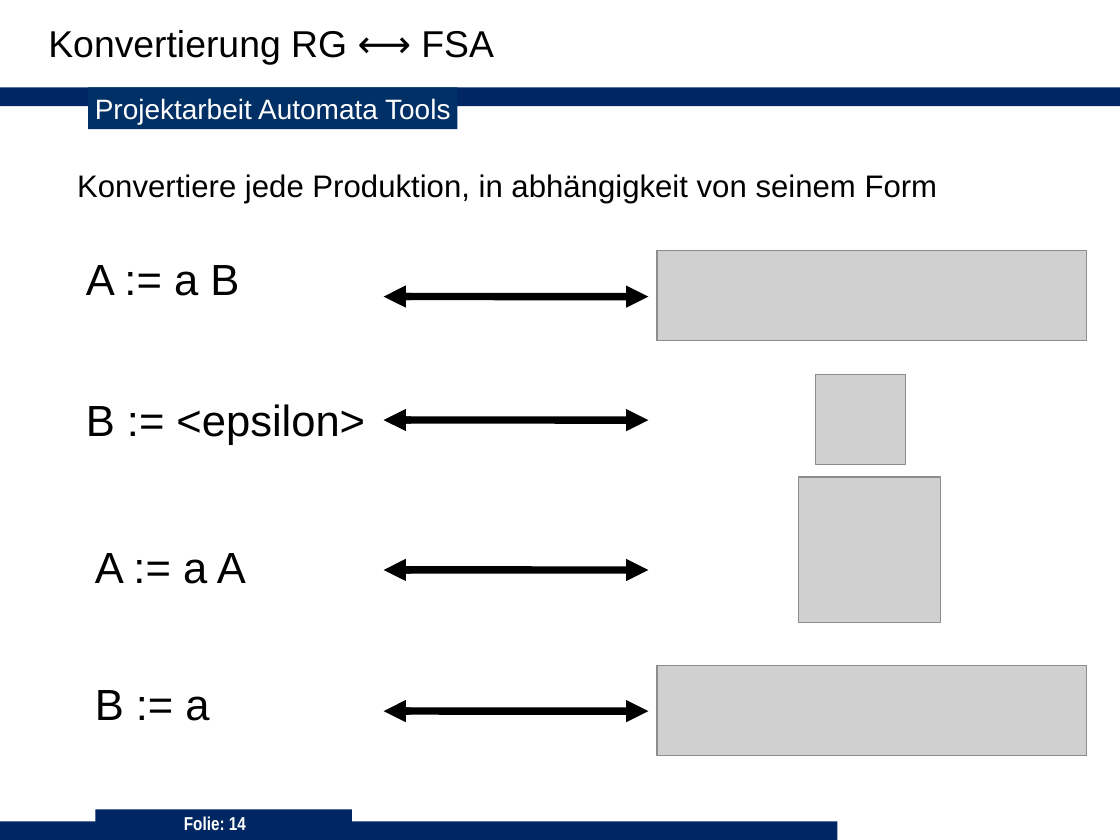
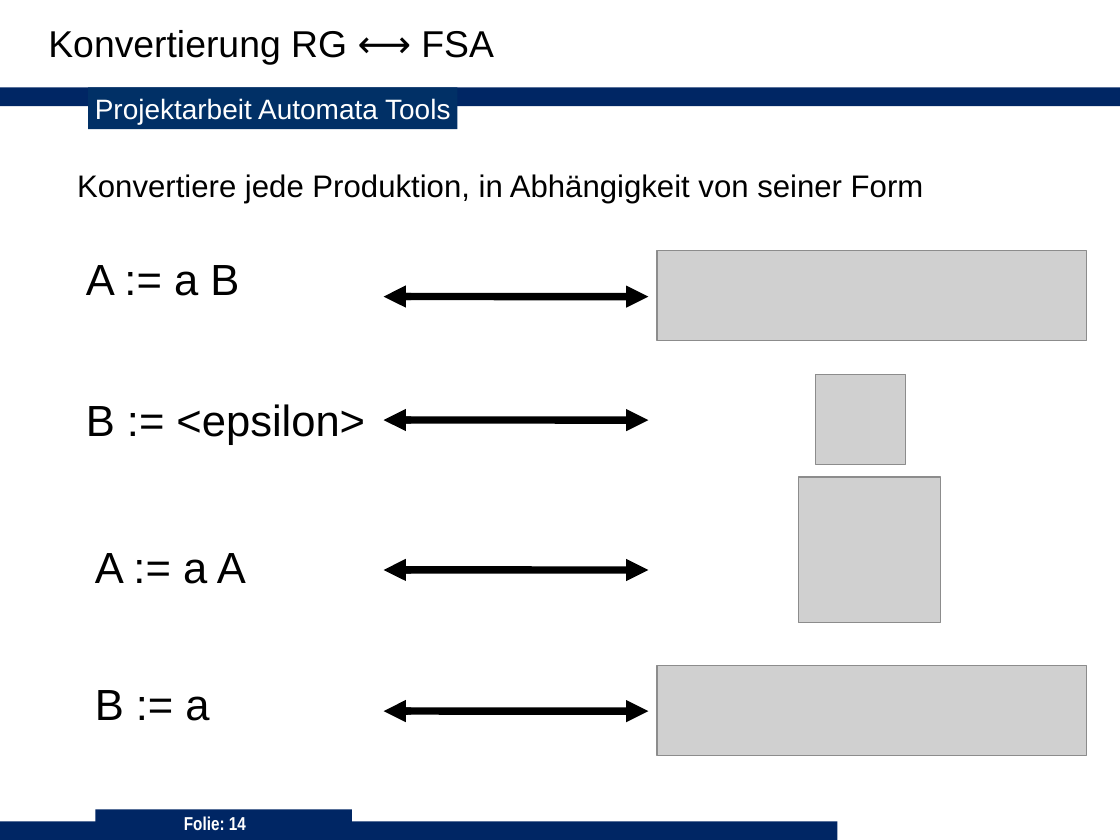
Before and after one commit to 3breadt/UPB-ADT-Automata-Tools, a slide deck: slide 14 of Präsentation/Präsentation_C++ V3.ppt. Drawn at 1120x840 pixels with LibreOffice and Linux fonts; fonts in the diff are those of the drawing; grey boxes stand for pictures; background and template pictures are left out. Boxes give left, top, right and bottom in pixels: in the first picture for what was removed or moved away, otherwise in the second. Text is boxed around its words. In the diff, an @@ line names an element or a change of style, - is before the commit and + after.

Commit message:
ITS THE FINAL PRESENTATION

```diff
--- a/Präsentation/Präsentation_C++ V3.ppt
+++ b/Präsentation/Präsentation_C++ V3.ppt
@@ text at (77, 174, 924, 204): text changed @@
-Konvertiere jede Produktion, in abhängigkeit von seinem Form
+Konvertiere jede Produktion, in Abhängigkeit von seiner Form
```
Also in this commit, not shown: 2 other slides changed, 1 slide removed.
